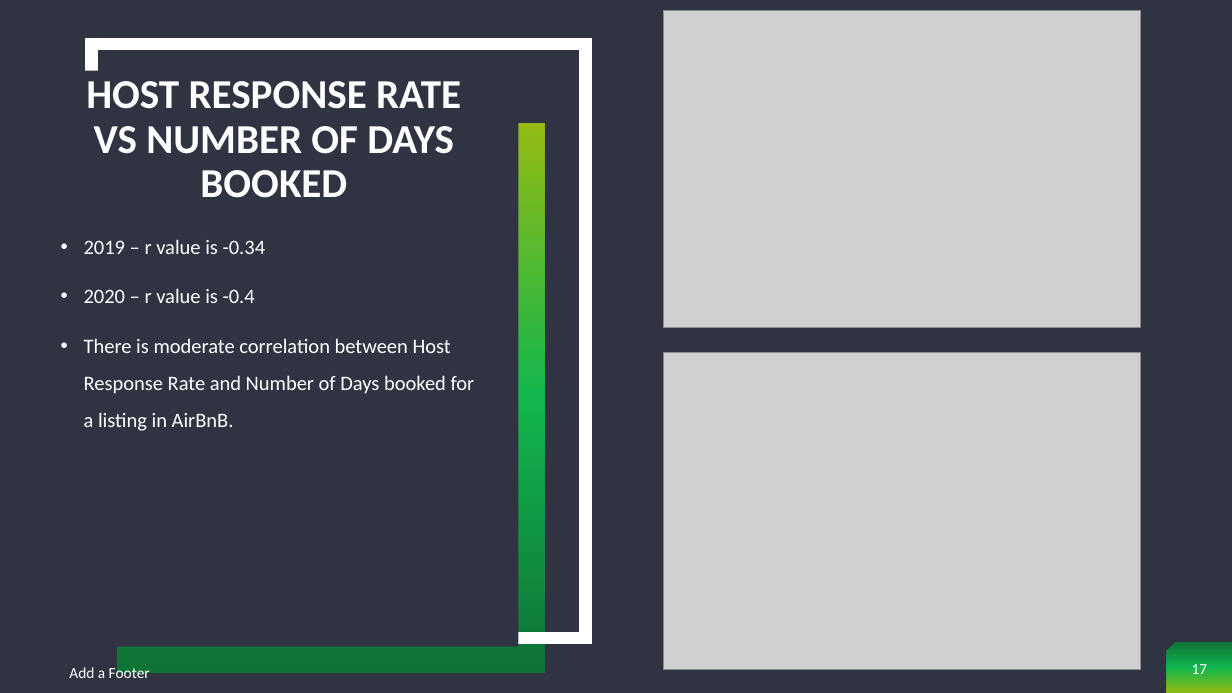
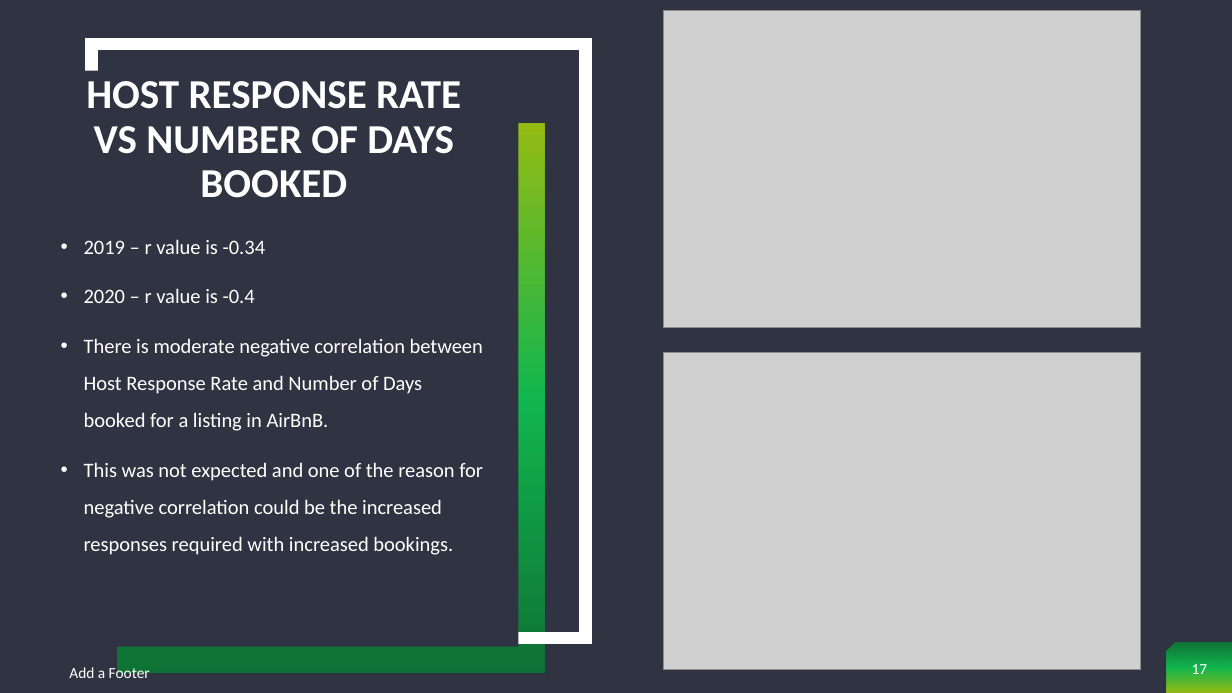
Before and after one commit to cjdance/Project_1, a slide deck: slide 17 of AirBnb Project - Sherin, Neena and Cody.pptx. Drawn at 1232x693 pixels with LibreOffice and Linux fonts; fonts in the diff are those of the drawing; grey boxes stand for pictures. Boxes give left, top, right and bottom in pixels: in the first picture for what was removed or moved away, otherwise in the second. Text is boxed around its words. In the diff, an @@ line names an element or a change of style, - is before the commit and + after.

Commit message:
Added slide to ppt and summary in notebook

```diff
--- a/AirBnb Project - Sherin, Neena and Cody.pptx
+++ b/AirBnb Project - Sherin, Neena and Cody.pptx
@@ text at box(84, 338, 483, 555): text changed @@
-• There is moderate correlation between Host Response Rate and Number of Days booked for a listing in AirBnB.
+• There is moderate negative correlation between Host Response Rate and Number of Days booked for a listing in AirBnB.
+• This was not expected and one of the reason for negative correlation could be the increased responses required with increased bookings.
```
Also in this commit, not shown: 1 other file.
